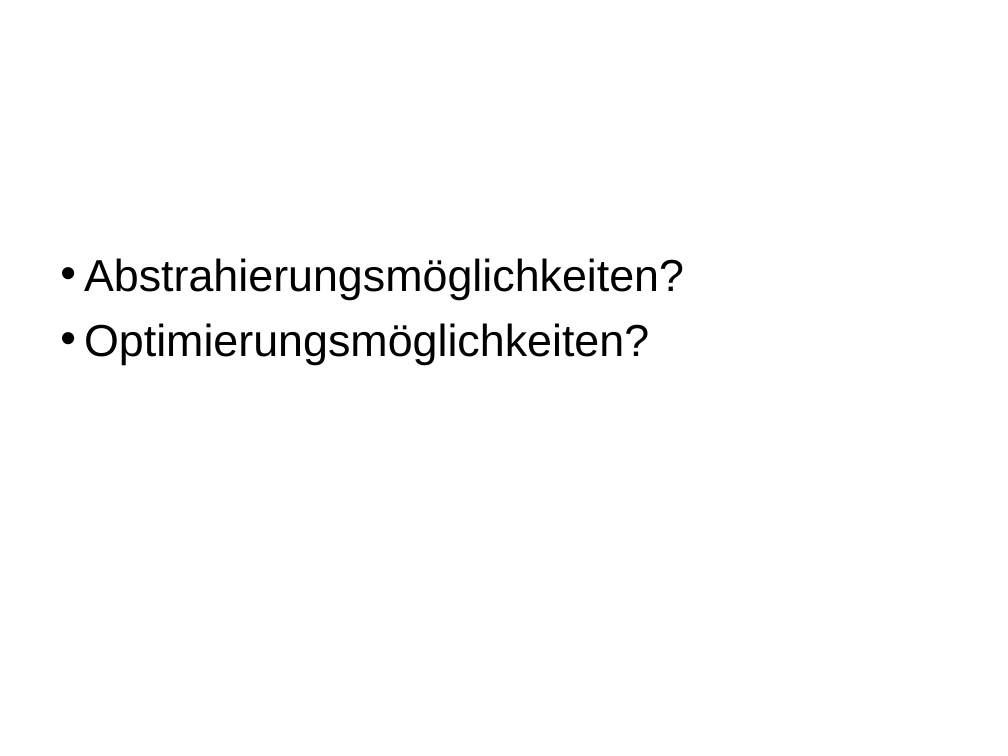
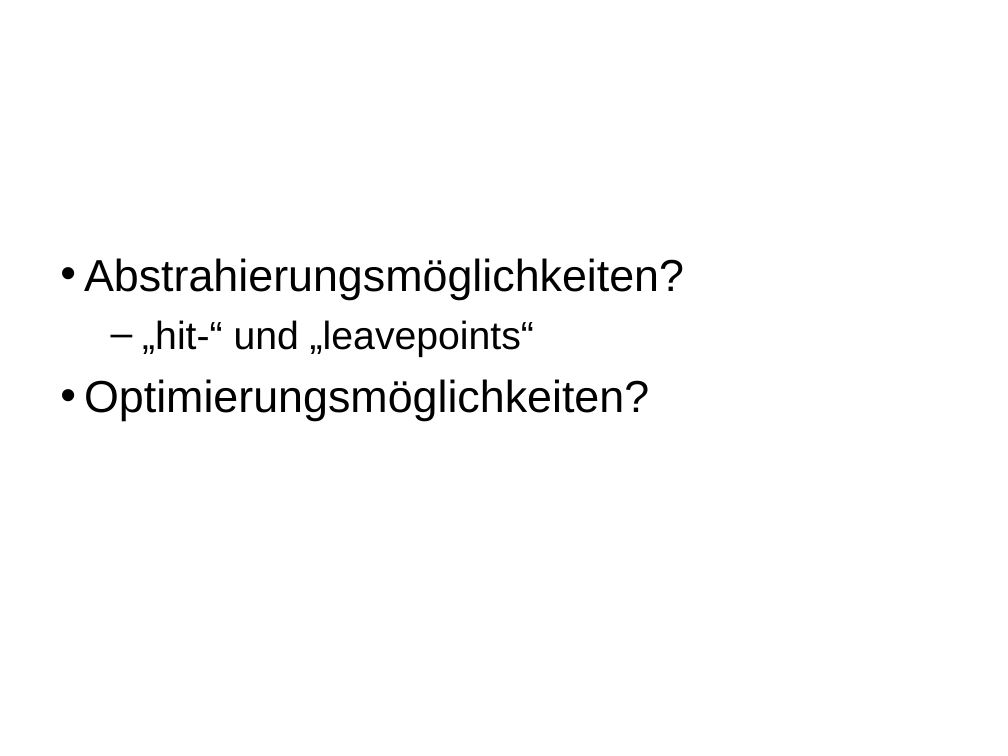
Before and after one commit to khase/MotionPlanning, a slide deck: slide 3 of Seminar/Themenvorschlag-3D-Print.ppt. Drawn at 1008x756 pixels with LibreOffice and Linux fonts; fonts in the diff are those of the drawing. Boxes give left, top, right and bottom in pixels: in the first picture for what was removed or moved away, otherwise in the second. Text is boxed around its words. In the diff, an @@ line names an element or a change of style, - is before the commit and + after.

```diff
--- a/Seminar/Themenvorschlag-3D-Print.ppt
+++ b/Seminar/Themenvorschlag-3D-Print.ppt
@@ text at box(142, 320, 534, 357): paragraph added @@
+  – „hit-“ und „leavepoints“
```
Also in this commit, not shown: 1 other slide changed, 1 slide added.
